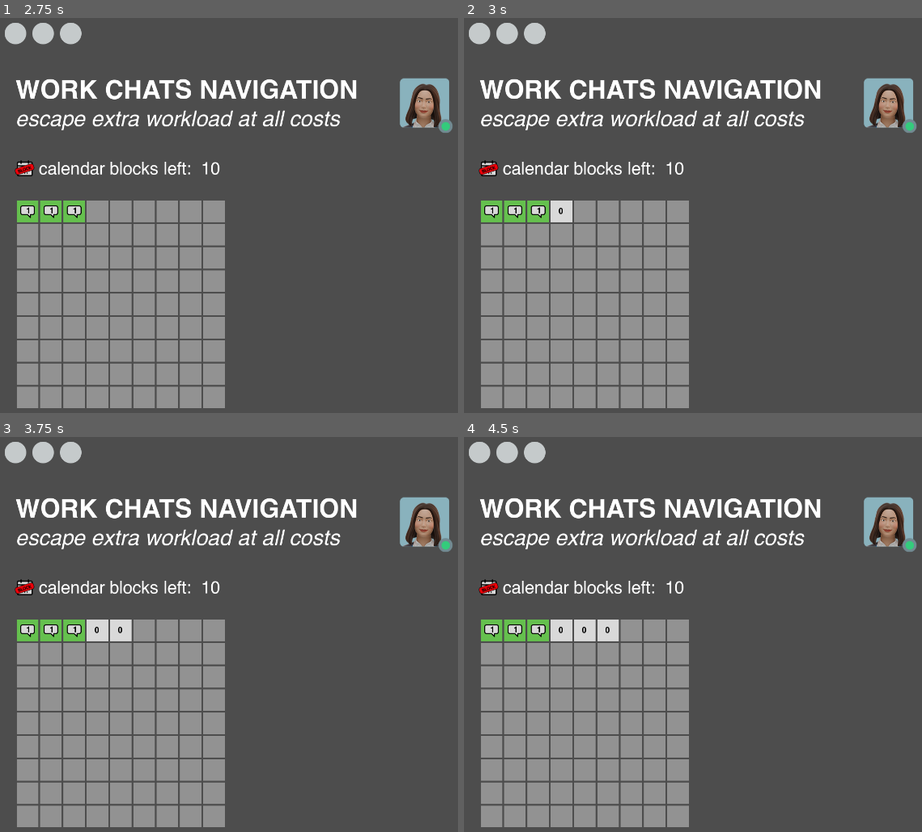
Above: before the commit, frames 1-4 (two rows, left to right).
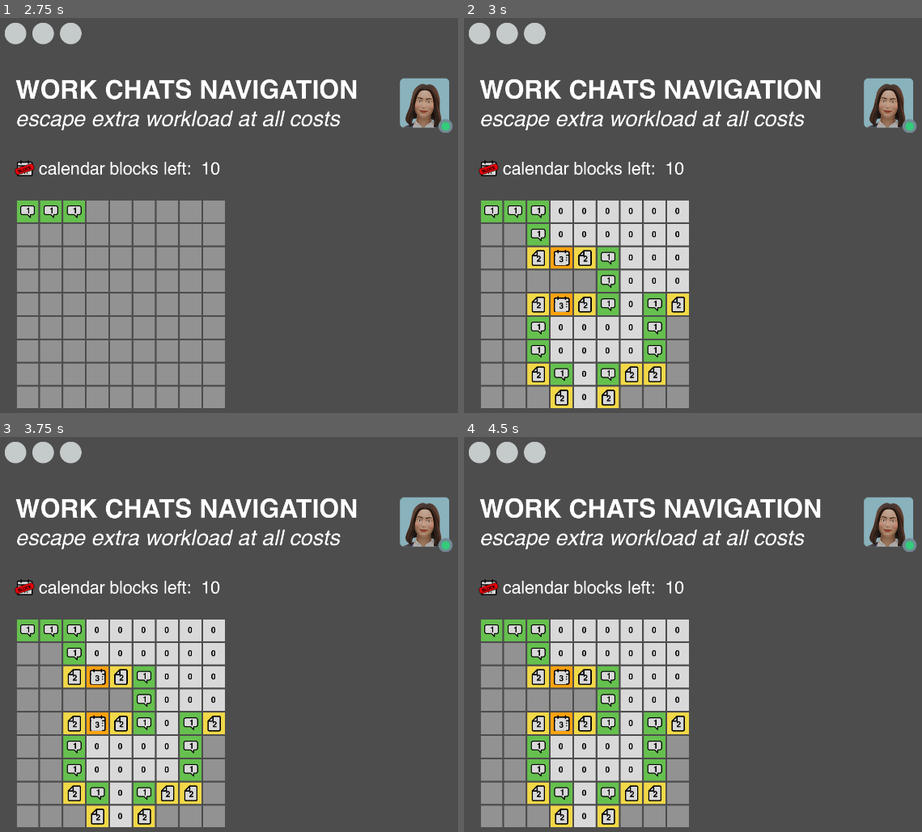
Above: after the commit, the same moments.

Repository: grkovalev/office-game
Game: Godot game, scene res://minesweeper.tscn
Same seed, same stepped clock (60 frames per second), same inputs: the game is played once before the commit and once after it. This scene is started directly instead of the project's main scene.
Inputs (mouse positions are in pixels of both pictures, inside the frame that each line leads up to):
- Up to frame 1 (2.75 s): click (27, 211) at 0.52 s; click (50, 211) at 1.27 s; click (73, 211) at 2.02 s
- Up to frame 2 (3 s): click (560, 211) at 2.77 s
- Up to frame 3 (3.75 s): click (119, 630) at 3.52 s
- Up to frame 4 (4.5 s): click (605, 630) at 4.27 s

Frame 1 is identical in both runs. In frame 2, 13% of the frame differs, in the area x 13-50%, y 46-99%; in frame 3, 13%; in frame 4, 13%.

Commit message:
finish first iteration of the logic

Diff:
--- a/minesweeper.gd
+++ b/minesweeper.gd
@@ -4,6 +4,7 @@
 @onready var tile: TileTemplateButton = $Window/tiles_minesweeper/grid9x9/tile
 
 var board:Board
+var buttons:={}
 
 func _ready() -> void:
 	if tiles == null:
@@ -15,8 +16,8 @@
 
 	board = Board.new()
 	for i in range(board.cells_count):
-		var row := i / board.columns
-		var column := i % board.columns
+		var row := int(i / board.columns)
+		var column := int(i % board.columns)
 		var tile_copy = tile.duplicate()
 		tile_copy.row_index = row
 		tile_copy.column_index = column
@@ -25,6 +26,7 @@
 				_on_button_gui_input(event, tile_copy)
 				)
 		tiles.add_child(tile_copy)
+		buttons[Vector2i(column, row)] = tile_copy
 	tiles.remove_child(tile)
 
 
@@ -58,16 +60,26 @@
 		return
 	var danger_level = board._get_danger_level(btn.column_index, btn.row_index)
 	print("Danger level:", danger_level)
-	if danger_level == 0:
-		btn.set_tile(1)
-		return
-	btn.set_tile(danger_level + 1)
+	if danger_level > 0:
+		btn.set_tile(danger_level + 1)
+		return
+
+	var opened = board.open_adjacent_cells(btn.column_index, btn.row_index)
+	print("Opened:", opened)
+	for v in opened:
+		var cell = buttons[v]
+		var c_danger_level = board._get_danger_level(v.x, v.y)
+		if c_danger_level == 0:
+			cell.set_tile(1)
+			continue
+		cell.set_tile(c_danger_level + 1)
 
 
 class CellState:
 	var has_mine: bool
 	var open: bool
 	var has_flag: bool
+	var adjacent_mines:int
 
 	func _init(mine: bool) -> void:
 		self.has_mine = mine
@@ -115,31 +127,92 @@
 		return self.cells[position]
 
 	func _get_danger_level(column_index: int, row_index:int)->int:
-		var cell_state: CellState
 		var row_has_mines: bool = (
 			_get_cell_state(column_index, max(row_index - 1, 0)).has_mine or
 			_get_cell_state(column_index, min(row_index + 1, self.rows - 1)).has_mine
 		)
 
-		# Check column
 		var column_has_mines: bool = (
 			_get_cell_state(max(column_index - 1, 0), row_index).has_mine or
 			_get_cell_state(min(column_index + 1, self.columns - 1), row_index).has_mine
 		)
 
-		# Check diagonal 1 (top-left ↘ bottom-right)
 		var diag1_has_mines: bool = (
 			_get_cell_state(max(column_index - 1, 0), max(row_index - 1, 0)).has_mine or
 			_get_cell_state(min(column_index + 1, self.columns - 1), min(row_index + 1, self.rows - 1)).has_mine
 		)
 
-		# Check diagonal 2 (top-right ↘ bottom-left)
 		var diag2_has_mines: bool = (
 			_get_cell_state(min(column_index + 1, self.columns - 1), max(row_index - 1, 0)).has_mine or
 			_get_cell_state(max(column_index - 1, 0), min(row_index + 1, self.rows - 1)).has_mine
 		)
 		return int(row_has_mines) + int(column_has_mines) + int(diag1_has_mines) + int(diag2_has_mines)
 
+	func _is_outside_board(column_index: int, row_index:int) -> bool:
+		return (
+			column_index < 0 or
+			column_index >= self.columns or
+			row_index < 0 or row_index >= self.rows)
+
+	func _is_visited(column_index:int, row_index:int) -> bool:
+		var cell_state = _get_cell_state(column_index, row_index)
+		return cell_state.open
+
+	func _is_bobm(column_index:int, row_index:int) -> bool:
+		var cell_state = _get_cell_state(column_index, row_index)
+		return cell_state.has_mine
+
+
+
+	func _visit(column_index:int, row_index:int) -> void:
+		var cell_state = _get_cell_state(column_index, row_index)
+		cell_state.open = true
+
+	func _set_danger_level(column_index:int, row_index:int, danger_level:int) -> void:
+		var cell_state = _get_cell_state(column_index, row_index)
+		cell_state.adjacent_mines = danger_level
+
+
+	func open_adjacent_cells(column_index: int, row_index: int) -> Array[Vector2i]:
+		var queue = [Vector2i(column_index, row_index)]
+		var result:Array[Vector2i] = []
+		var visited_self = false
+		_visit(column_index, row_index)
+		result.append(Vector2i(column_index, row_index))
+		while queue.size() > 0:
+			var current_cell = queue.pop_front()
+			var c_column_index = current_cell.x
+			var c_row_index = current_cell.y
+			if _is_outside_board(c_column_index, c_row_index):
+				continue
+			if _is_visited(c_column_index, c_row_index):
+				var is_self = c_column_index == column_index and c_row_index == row_index
+				if is_self && visited_self:
+					continue
+				if is_self:
+					visited_self = true
+			else:
+				_visit(c_column_index, c_row_index)
+				result.append(Vector2i(c_column_index, c_row_index))
+
+			var danger_level = _get_danger_level(c_column_index, c_row_index)
+			_set_danger_level(c_column_index, c_row_index, danger_level)
+
+			if danger_level == 0:
+				for delta_column in [-1, 0, 1]:
+					for delta_row in [-1, 0, 1]:
+						var n_column_index = c_column_index + delta_column
+						var n_row_index = c_row_index + delta_row
+						if _is_outside_board(n_column_index, n_row_index):
+							continue
+						if _is_visited(n_column_index, n_row_index):
+							continue
+						if _is_bobm(n_column_index, n_row_index):
+							continue
+						queue.append(Vector2i(n_column_index, n_row_index))
+		return result
+
+
 	func open_cell(column_index:int, row_index:int):
 		var cell_state = self._get_cell_state(column_index, row_index)
 		cell_state.open = true
